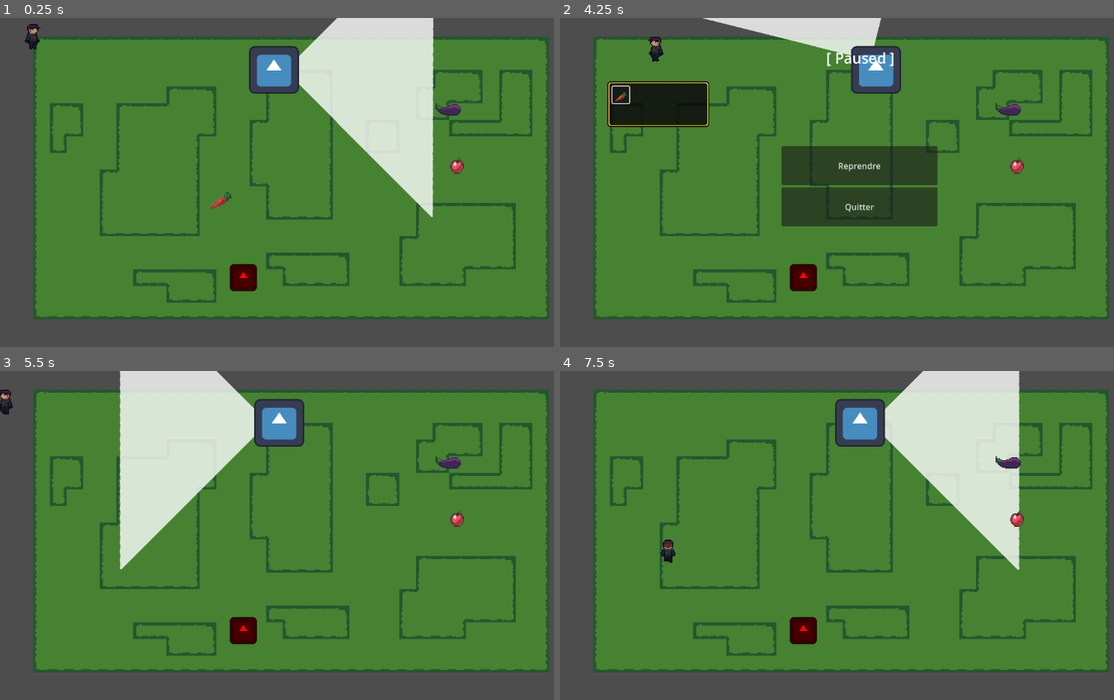
Above: before the commit, frames 1-4 (two rows, left to right).
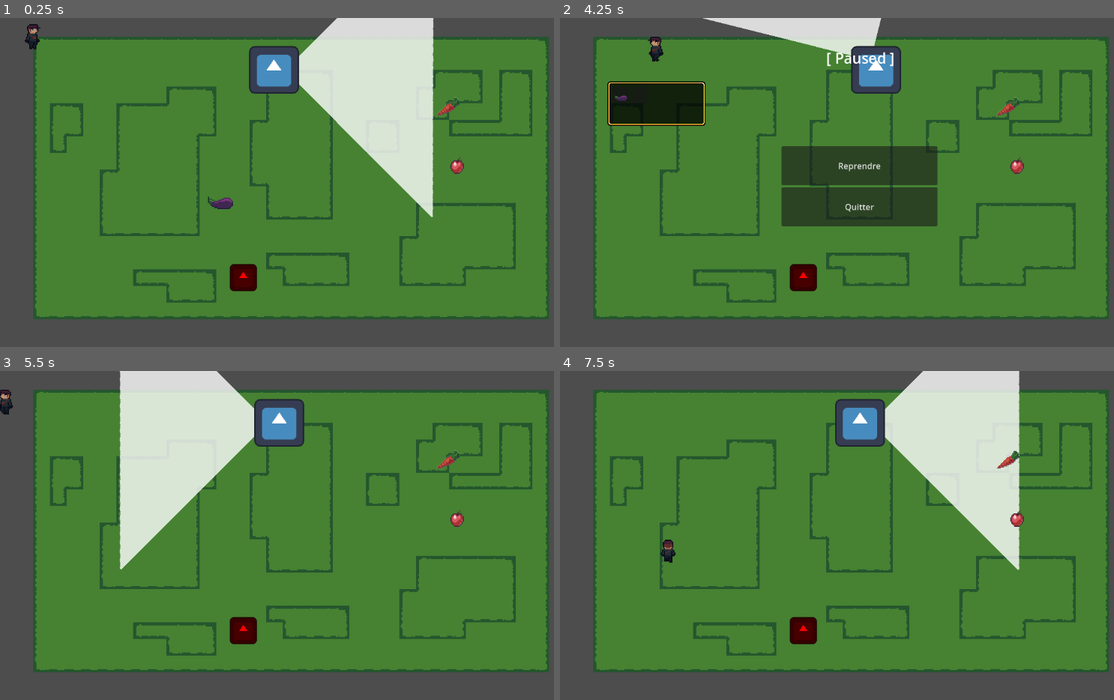
Above: after the commit, the same moments.

Repository: mjingeaux/SilentHarvest-8INF960
Game: Godot game, scene res://gameplay/game_manager.tscn
Same seed, same stepped clock (60 frames per second), same inputs: the game is played once before the commit and once after it. The engine's default icon, where the game draws it, is replaced by a stand-in: a white triangle on a blue panel in a dark square. Sound files missing from this copy of the repository are replaced by a short silence.
Inputs:
- Up to frame 1 (0.25 s): no input
- Up to frame 2 (4.25 s): hold D (right) 0.53-1.28 s; hold E (collect) 0.53-1.28 s; hold S (down) 1.28-2.03 s; tap E (collect) at 1.35, 2.3, 2.85 s; hold D (right) 2.03-2.78 s; hold Shift (crouch) 2.03-2.78 s; hold W (up) 2.78-3.53 s; hold Left (left) from 3.53 s (still down); hold E (collect) from 3.53 s (still down); tap Escape (pause) at 4.15 s
- Up to frame 3 (5.5 s): release Left (left) at 4.25 s; release E (collect) at 4.25 s; click "Reprendre" at 4.25 s; hold Left (left) from 5.03 s (still down); tap Shift (crouch) at 5.1 s; tap E (collect) at 5.3 s
- Up to frame 4 (7.5 s): release Left (left) at 5.78 s; hold S (down) 5.78-6.53 s; hold E (collect) 5.78-6.53 s; hold D (right) 6.53-7.28 s; tap E (collect) at 6.6 s; hold W (up) from 7.28 s (still down); hold Shift (crouch) from 7.28 s (still down)

The runs differ from the first frame. In frame 1, 0.3% of the frame differs, in the area x 37-84%, y 24-59%; in frame 2, 0.6%, in the area x 8-84%, y 19-34%; in frame 3, 0.1%; in frame 4, 0.2%.

Commit message:
Fixed a lot of bugs in inventory
Now we can replace an item correctly when the inventory is full

Diff:
--- a/silentharvest/Assets/resources/apple.tres
+++ b/silentharvest/Assets/resources/apple.tres
@@ -1,7 +1,7 @@
 [gd_resource type="Resource" script_class="ItemData" load_steps=4 format=3 uid="uid://cca0a5fiq6xcs"]
 
 [ext_resource type="Script" path="res://gameplay/entities/items/item_data.gd" id="1_qchwc"]
-[ext_resource type="Texture2D" uid="uid://c7yrskitx27a" path="res://assets/sprites/items/items.png" id="2_6q62p"]
+[ext_resource type="Texture2D" uid="uid://c7yrskitx27a" path="res://Assets/sprites/items/items.png" id="2_6q62p"]
 
 [sub_resource type="AtlasTexture" id="AtlasTexture_32mbl"]
 atlas = ExtResource("2_6q62p")
@@ -9,7 +9,7 @@
 
 [resource]
 script = ExtResource("1_qchwc")
-name = "Carrot"
-description = "It's orange."
+name = "Apple"
+description = "It's an apple"
 texture = SubResource("AtlasTexture_32mbl")
 value = 5
--- /dev/null
+++ b/silentharvest/Assets/resources/carrot.tres
@@ -0,0 +1,15 @@
+[gd_resource type="Resource" script_class="ItemData" load_steps=4 format=3 uid="uid://dcc4t208nuwxq"]
+
+[ext_resource type="Script" path="res://gameplay/entities/items/item_data.gd" id="1_xu85y"]
+[ext_resource type="Texture2D" uid="uid://bqgr86oxg6ruj" path="res://Assets/sprites/items/carrot.png" id="2_b130q"]
+
+[sub_resource type="AtlasTexture" id="AtlasTexture_mlvk3"]
+atlas = ExtResource("2_b130q")
+region = Rect2(0, 0, 24, 0)
+
+[resource]
+script = ExtResource("1_xu85y")
+name = "Carrot"
+description = "It's a carrot"
+texture = SubResource("AtlasTexture_mlvk3")
+value = 5
--- /dev/null
+++ b/silentharvest/Assets/resources/corn.tres
@@ -0,0 +1,15 @@
+[gd_resource type="Resource" script_class="ItemData" load_steps=4 format=3 uid="uid://brokmhnraf3iv"]
+
+[ext_resource type="Script" path="res://gameplay/entities/items/item_data.gd" id="1_7ocmw"]
+[ext_resource type="Texture2D" uid="uid://c7yrskitx27a" path="res://Assets/sprites/items/items.png" id="2_s6wcy"]
+
+[sub_resource type="AtlasTexture" id="AtlasTexture_32mbl"]
+atlas = ExtResource("2_s6wcy")
+region = Rect2(192, 0, 32, 0)
+
+[resource]
+script = ExtResource("1_7ocmw")
+name = "Corn"
+description = "It's a corn"
+texture = SubResource("AtlasTexture_32mbl")
+value = 5
--- /dev/null
+++ b/silentharvest/Assets/resources/eggplant.tres
@@ -0,0 +1,15 @@
+[gd_resource type="Resource" script_class="ItemData" load_steps=4 format=3 uid="uid://cx4nvlu2jdg42"]
+
+[ext_resource type="Script" path="res://gameplay/entities/items/item_data.gd" id="1_73xbo"]
+[ext_resource type="Texture2D" uid="uid://cv7x62xklc8ui" path="res://Assets/sprites/items/eggplant.png" id="2_cror5"]
+
+[sub_resource type="AtlasTexture" id="AtlasTexture_32mbl"]
+atlas = ExtResource("2_cror5")
+region = Rect2(0, 0, 24, 0)
+
+[resource]
+script = ExtResource("1_73xbo")
+name = "Eggplant"
+description = "It's an eggplant"
+texture = SubResource("AtlasTexture_32mbl")
+value = 5
--- /dev/null
+++ b/silentharvest/Assets/resources/item_to_add.tres
@@ -0,0 +1,8 @@
+[gd_resource type="Resource" script_class="InventoryData" load_steps=3 format=3 uid="uid://wprohnbhbm5i"]
+
+[ext_resource type="Script" path="res://GUI/inventory/inventory_data.gd" id="1_ema7x"]
+[ext_resource type="Script" path="res://GUI/inventory/slot_data.gd" id="2_ms4gg"]
+
+[resource]
+script = ExtResource("1_ema7x")
+slots = Array[ExtResource("2_ms4gg")]([null])
--- a/silentharvest/Assets/resources/player_inventory.tres
+++ b/silentharvest/Assets/resources/player_inventory.tres
@@ -1,8 +1,8 @@
 [gd_resource type="Resource" script_class="InventoryData" load_steps=3 format=3 uid="uid://b2jfiufsunu2q"]
 
-[ext_resource type="Script" path="res://GUI/pause_menu/inventory/inventory_data.gd" id="1_wnh5c"]
-[ext_resource type="Script" path="res://GUI/pause_menu/inventory/slot_data.gd" id="2_wr4m3"]
+[ext_resource type="Script" path="res://GUI/inventory/inventory_data.gd" id="1_mimxs"]
+[ext_resource type="Script" path="res://GUI/inventory/slot_data.gd" id="2_rmd2i"]
 
 [resource]
-script = ExtResource("1_wnh5c")
-slots = Array[ExtResource("2_wr4m3")]([null, null, null, null, null, null, null, null, null, null])
+script = ExtResource("1_mimxs")
+slots = Array[ExtResource("2_rmd2i")]([null, null])
--- /dev/null
+++ b/silentharvest/GUI/inventory/inventory_data.gd
@@ -0,0 +1,48 @@
+class_name InventoryData extends Resource
+
+signal full_inventory(to_add : ItemData)
+signal item_added
+
+@export var slots : Array[SlotData]
+
+func _init() -> void:
+	connect_slots()
+	pass
+
+func add_item(item : ItemData) -> bool:
+	for i in slots.size():
+		if slots[i] == null:
+			var new_slot = SlotData.new()
+			new_slot.item_data = item
+			slots[i] = new_slot
+			new_slot.changed.connect(slot_changed)
+			item_added.emit()
+			return true
+	full_inventory.emit(item)
+	return false
+
+func replace_item(item : ItemData, index: int,is_pickup_item : bool = false) -> void:
+	if !is_pickup_item:
+		var position = PlayerManager.player.global_position
+		PlayerManager.drop_item(slots[index].item_data,position)
+	var new_slot = SlotData.new()
+	new_slot.item_data = item
+	slots[index] = new_slot
+	new_slot.changed.connect(slot_changed)
+
+
+func connect_slots() -> void:
+	for s in slots:
+		if s:
+			s.changed.connect(slot_changed)
+
+
+func slot_changed() -> void:
+	for s in slots:
+		if s:
+			if s.empty:
+				s.changed.disconnect(slot_changed)
+				var index = slots.find(s)
+				slots[index] = null
+	emit_changed()
+	pass
--- a/silentharvest/GUI/pause_menu/inventory/inventory_slot.tscn
+++ b/silentharvest/GUI/inventory/inventory_slot.tscn
@@ -1,6 +1,6 @@
 [gd_scene load_steps=2 format=3 uid="uid://bwlxk3ldnukl3"]
 
-[ext_resource type="Script" path="res://GUI/pause_menu/inventory/inventory_slot_ui.gd" id="1_xuxb2"]
+[ext_resource type="Script" path="res://GUI/inventory/inventory_slot_ui.gd" id="1_xuxb2"]
 
 [node name="InventorySlot" type="Button"]
 custom_minimum_size = Vector2(32, 32)
--- a/silentharvest/GUI/pause_menu/inventory/inventory_slot_ui.gd
+++ b/silentharvest/GUI/inventory/inventory_slot_ui.gd
@@ -15,4 +15,7 @@
 	slot_data = value
 	if slot_data == null:
 		return
+	if slot_data.item_data == null:
+		print("FOEIDHZIOFUH")
+		return
 	texture_rect.texture = slot_data.item_data.texture
--- /dev/null
+++ b/silentharvest/GUI/inventory/inventory_ui.gd
@@ -0,0 +1,33 @@
+class_name InventoryUI extends Control
+
+
+
+const INVENTORY_SLOT = preload("res://GUI/inventory/inventory_slot.tscn")
+const ITEM_TO_ADD = preload("res://Assets/resources/item_to_add.tres")
+
+var data : InventoryData
+
+func _ready() -> void:
+	if name == "NewItem":
+		data = ITEM_TO_ADD
+	else:
+		data = PlayerManager.INVENTORY_DATA
+	clear_inventory()
+	pass
+
+
+func clear_inventory() -> void:
+	for c in get_children():
+		c.queue_free()
+	pass
+
+
+
+func update_inventory() -> void:
+	for s in data.slots:
+		var new_slot = INVENTORY_SLOT.instantiate()
+		add_child(new_slot)
+		new_slot.slot_data = s
+		if name == "Inventory" and get_parent().get_parent().name == "Replace_Item":
+			new_slot.pressed.connect(Replace_Item.replace_item.bind(data.slots.find(s)));
+	#get_child(0).grab_focus()
--- /dev/null
+++ b/silentharvest/GUI/inventory/replace_item.gd
@@ -0,0 +1,55 @@
+class_name ReplaceItem extends CanvasLayer
+
+signal shown
+signal hidden
+signal replaced
+
+@onready var inventory: InventoryUI = $PanelContainer/Inventory
+@onready var new_item: InventoryUI = $PanelContainer2/NewItem
+
+const ITEM_TO_ADD = preload("res://Assets/resources/item_to_add.tres")
+
+var is_paused : bool = false
+
+func _ready() -> void:
+	process_mode = PROCESS_MODE_ALWAYS
+	shown.connect(inventory.update_inventory)
+	hidden.connect(inventory.clear_inventory)
+	replaced.connect(resume_game)
+	hide()
+
+
+
+func show_menu(item_to_add : ItemData):
+	if new_item.data.slots[0] == null:
+		print("GO THERE")
+		ITEM_TO_ADD.add_item(item_to_add)
+		new_item.data.add_item(item_to_add)
+	else:
+		print("GO HERE INSTEAD")
+		new_item.data.replace_item(item_to_add,0,true)
+		ITEM_TO_ADD.replace_item(item_to_add,0,true)
+	new_item.clear_inventory()
+	new_item.update_inventory()
+	pause_game()
+
+func pause_game() -> void:
+	get_tree().paused = true
+	is_paused = true
+	show()
+	shown.emit()
+	pass
+
+func resume_game() -> void:
+	get_tree().paused = false
+	is_paused = false
+	hide()
+	hidden.emit()
+	pass
+
+func replace_item(slot_index : int) -> void:
+	PlayerManager.INVENTORY_DATA.replace_item(new_item.data.slots[0].item_data,slot_index)
+
+	new_item.clear_inventory()
+	replaced.emit()
+	pass
--- /dev/null
+++ b/silentharvest/GUI/inventory/replace_item.tscn
@@ -0,0 +1,56 @@
+[gd_scene load_steps=6 format=3 uid="uid://bb22tqjrspa6a"]
+
+[ext_resource type="Script" path="res://GUI/inventory/replace_item.gd" id="1_3fwbg"]
+[ext_resource type="Texture2D" uid="uid://c7yrskitx27a" path="res://Assets/sprites/items/items.png" id="1_k5ogn"]
+[ext_resource type="Script" path="res://GUI/inventory/inventory_ui.gd" id="2_bqs13"]
+
+[sub_resource type="AtlasTexture" id="AtlasTexture_4i4fg"]
+atlas = ExtResource("1_k5ogn")
+region = Rect2(96, 0, 32, 32)
+
+[sub_resource type="StyleBoxTexture" id="StyleBoxTexture_exb14"]
+content_margin_left = 10.0
+content_margin_top = 10.0
+content_margin_right = 10.0
+content_margin_bottom = 10.0
+texture = SubResource("AtlasTexture_4i4fg")
+texture_margin_left = 14.0
+texture_margin_top = 14.0
+texture_margin_right = 14.0
+texture_margin_bottom = 14.0
+
+[node name="ReplaceItem" type="CanvasLayer"]
+script = ExtResource("1_3fwbg")
+
+[node name="PanelContainer" type="PanelContainer" parent="."]
+offset_left = 435.0
+offset_top = 193.0
+offset_right = 714.0
+offset_bottom = 277.0
+theme_override_styles/panel = SubResource("StyleBoxTexture_exb14")
+
+[node name="Inventory" type="GridContainer" parent="PanelContainer"]
+custom_minimum_size = Vector2(32, 32)
+layout_mode = 2
+columns = 5
+script = ExtResource("2_bqs13")
+
+[node name="Label" type="Label" parent="."]
+offset_left = 488.0
+offset_top = 138.0
+offset_right = 651.0
+offset_bottom = 161.0
+text = "Remplacer un objet ?"
+
+[node name="PanelContainer2" type="PanelContainer" parent="."]
+custom_minimum_size = Vector2(32, 32)
+offset_left = 277.0
+offset_top = 205.0
+offset_right = 329.0
+offset_bottom = 257.0
+theme_override_styles/panel = SubResource("StyleBoxTexture_exb14")
+
+[node name="NewItem" type="GridContainer" parent="PanelContainer2"]
+custom_minimum_size = Vector2(32, 32)
+layout_mode = 2
+script = ExtResource("2_bqs13")
--- a/silentharvest/GUI/pause_menu/inventory/slot_data.gd
+++ b/silentharvest/GUI/inventory/slot_data.gd
@@ -1,3 +1,4 @@
 class_name SlotData extends Resource
 
 @export var item_data : ItemData
+var is_empty : bool = false
--- a/silentharvest/GUI/pause_menu/inventory/inventory_data.gd
+++ /dev/null
@@ -1,12 +0,0 @@
-class_name InventoryData extends Resource
-
-@export var slots : Array[SlotData]
-
-func add_item(item : ItemData) -> bool:
-	for i in slots.size():
-		if slots[i] == null:
-			var new_slot = SlotData.new()
-			new_slot.item_data = item
-			slots[i] = new_slot
-			return true
-	return false
--- a/silentharvest/GUI/pause_menu/inventory/inventory_ui.gd
+++ /dev/null
@@ -1,25 +0,0 @@
-class_name InventoryUI extends Control
-
-const INVENTORY_SLOT = preload("res://GUI/pause_menu/inventory/inventory_slot.tscn")
-
-var data : InventoryData
-
-func _ready() -> void:
-	Pause_Menu.shown.connect(update_inventory)
-	Pause_Menu.hidden.connect(clear_inventory)
-	data = PlayerManager.INVENTORY_DATA
-	clear_inventory()
-	pass
-
-
-func clear_inventory() -> void:
-	for c in get_children():
-		c.queue_free()
-	pass
-
-func update_inventory() -> void:
-	for s in data.slots:
-		var new_slot = INVENTORY_SLOT.instantiate()
-		add_child(new_slot)
-		new_slot.slot_data = s
-	get_child(0).grab_focus()
--- a/silentharvest/GUI/pause_menu/pause_menu.gd
+++ b/silentharvest/GUI/pause_menu/pause_menu.gd
@@ -3,10 +3,14 @@
 signal shown
 signal hidden
 
+@onready var inventory: InventoryUI = $PanelContainer/Inventory
+
 var is_paused : bool = false
 
 func _ready() -> void:
 	process_mode = PROCESS_MODE_ALWAYS
+	shown.connect(inventory.update_inventory)
+	hidden.connect(inventory.clear_inventory)
 	resume_game()
 
 func pause_game() -> void:
--- a/silentharvest/GUI/pause_menu/pause_menu.tscn
+++ b/silentharvest/GUI/pause_menu/pause_menu.tscn
@@ -1,13 +1,13 @@
 [gd_scene load_steps=7 format=3 uid="uid://c3jp10ql71lfr"]
 
 [ext_resource type="Script" path="res://GUI/pause_menu/pause_menu.gd" id="1_rypip"]
-[ext_resource type="Texture2D" uid="uid://c7yrskitx27a" path="res://assets/sprites/items/items.png" id="2_4fsgg"]
-[ext_resource type="Script" path="res://GUI/pause_menu/inventory/inventory_ui.gd" id="3_266bn"]
+[ext_resource type="Texture2D" uid="uid://c7yrskitx27a" path="res://Assets/sprites/items/items.png" id="2_4fsgg"]
+[ext_resource type="Script" path="res://GUI/inventory/inventory_ui.gd" id="3_266bn"]
 
 [sub_resource type="LabelSettings" id="LabelSettings_4j3kl"]
 font_size = 28
 
-[sub_resource type="AtlasTexture" id="AtlasTexture_4i4fg"]
+[sub_resource type="AtlasTexture" id="AtlasTexture_v53i5"]
 atlas = ExtResource("2_4fsgg")
 region = Rect2(96, 0, 32, 32)
 
@@ -44,7 +44,7 @@
 offset_bottom = 208.0
 theme_override_styles/panel = SubResource("StyleBoxTexture_h60f0")
 
-[node name="GridContainer" type="GridContainer" parent="PanelContainer"]
+[node name="Inventory" type="GridContainer" parent="PanelContainer"]
 custom_minimum_size = Vector2(32, 32)
 layout_mode = 2
 columns = 5
--- a/silentharvest/assets/sprites/tilesets/grass.tres
+++ b/silentharvest/assets/sprites/tilesets/grass.tres
@@ -1,6 +1,6 @@
 [gd_resource type="TileSet" load_steps=3 format=3 uid="uid://4m1whi8xvife"]
 
-[ext_resource type="Texture2D" uid="uid://bs5okorvhq0ty" path="res://assets/sprites/PLACEHOLDER_autotile_full.png" id="1_qyi38"]
+[ext_resource type="Texture2D" uid="uid://bs5okorvhq0ty" path="res://Assets/sprites/PLACEHOLDER_autotile_full.png" id="1_qyi38"]
 
 [sub_resource type="TileSetAtlasSource" id="TileSetAtlasSource_7k6y0"]
 texture = ExtResource("1_qyi38")
--- a/silentharvest/gameplay/entities/enemies/HumanEnemy.tscn
+++ b/silentharvest/gameplay/entities/enemies/HumanEnemy.tscn
@@ -6,7 +6,7 @@
 [ext_resource type="Script" path="res://gameplay/entities/enemies/states/enemy_state_idle.gd" id="4_mrbuv"]
 [ext_resource type="Script" path="res://gameplay/entities/enemies/states/enemy_state_chase.gd" id="5_cki7o"]
 [ext_resource type="Script" path="res://gameplay/entities/enemies/states/enemy_state_goto.gd" id="5_svj4v"]
-[ext_resource type="Texture2D" uid="uid://qc7thoqo4onh" path="res://assets/rangeVisualizer.png" id="6_78c51"]
+[ext_resource type="Texture2D" uid="uid://qc7thoqo4onh" path="res://Assets/rangeVisualizer.png" id="6_78c51"]
 [ext_resource type="PackedScene" uid="uid://dh01ugaralit0" path="res://gameplay/entities/enemies/VisionArea.tscn" id="6_c8emu"]
 
 [sub_resource type="RectangleShape2D" id="RectangleShape2D_wd6u1"]
--- a/silentharvest/gameplay/entities/items/item_pickup.gd
+++ b/silentharvest/gameplay/entities/items/item_pickup.gd
@@ -10,14 +10,13 @@
 func _input(event) -> void:
 	if is_player_in_area and event.is_action_pressed("collect"):
 		if item_data:
-			if PlayerManager.INVENTORY_DATA.add_item(item_data) == true:
-				item_picked_up()
+			print(item_data.name)
+			PlayerManager.INVENTORY_DATA.add_item(item_data)
+			item_picked_up()
 	pass
 
 func _ready() -> void:
 	_update_texture()
-	if Engine.is_editor_hint():
-		return
 	area_2d.body_entered.connect(_on_body_entered)
 	area_2d.body_exited.connect(_on_body_exited)
 
@@ -29,6 +28,7 @@
 func _on_body_exited(b) -> void:
 	if b is Player:
 		is_player_in_area = false
+
 func item_picked_up() -> void:
 	area_2d.body_entered.disconnect(_on_body_entered)
 	audio_player_2d.play()
--- a/silentharvest/gameplay/levels/level_1.tscn
+++ b/silentharvest/gameplay/levels/level_1.tscn
@@ -1,43 +1,20 @@
-[gd_scene load_steps=16 format=4 uid="uid://fehr3p1frps7"]
+[gd_scene load_steps=11 format=4 uid="uid://fehr3p1frps7"]
 
 [ext_resource type="Script" path="res://gameplay/levels/level_1.gd" id="1_ehrcc"]
-[ext_resource type="TileSet" uid="uid://4m1whi8xvife" path="res://assets/sprites/tilesets/grass.tres" id="2_27k8j"]
+[ext_resource type="TileSet" uid="uid://4m1whi8xvife" path="res://Assets/sprites/tilesets/grass.tres" id="2_27k8j"]
 [ext_resource type="PackedScene" uid="uid://bontrauqnjxcx" path="res://gameplay/entities/traps/GlueTrap.tscn" id="4_1nxl1"]
 [ext_resource type="PackedScene" uid="uid://011gh33qvxap" path="res://gameplay/behaviors/patrol/Patrol.tscn" id="5_i52hj"]
 [ext_resource type="PackedScene" uid="uid://cs1plvef6f8u1" path="res://gameplay/entities/enemies/HumanEnemy.tscn" id="6_6jlwx"]
 [ext_resource type="PackedScene" uid="uid://cv75k0dbr2h1x" path="res://gameplay/entities/items/item_pickup.tscn" id="7_jyymn"]
-[ext_resource type="Resource" uid="uid://cca0a5fiq6xcs" path="res://assets/resources/apple.tres" id="8_me2hq"]
-[ext_resource type="Script" path="res://gameplay/entities/items/item_data.gd" id="9_3d7do"]
-[ext_resource type="Texture2D" uid="uid://cv7x62xklc8ui" path="res://assets/sprites/items/eggplant.png" id="10_qmwaa"]
-[ext_resource type="Texture2D" uid="uid://bqgr86oxg6ruj" path="res://assets/sprites/items/carrot.png" id="11_cec04"]
+[ext_resource type="Resource" uid="uid://cca0a5fiq6xcs" path="res://Assets/resources/apple.tres" id="8_me2hq"]
+[ext_resource type="Resource" uid="uid://dcc4t208nuwxq" path="res://Assets/resources/carrot.tres" id="8_wjdc8"]
+[ext_resource type="Resource" uid="uid://cx4nvlu2jdg42" path="res://Assets/resources/eggplant.tres" id="9_lxaij"]
 
 [sub_resource type="Curve2D" id="Curve2D_stvnh"]
 _data = {
 "points": PackedVector2Array(0, 0, 0, 0, 224, 32, 0, 0, 0, 0, 288, 32)
 }
 point_count = 2
-
-[sub_resource type="AtlasTexture" id="AtlasTexture_kpr2h"]
-atlas = ExtResource("10_qmwaa")
-region = Rect2(0, 0, 24, 0)
-
-[sub_resource type="Resource" id="Resource_j8sga"]
-script = ExtResource("9_3d7do")
-name = ""
-description = ""
-texture = SubResource("AtlasTexture_kpr2h")
-value = 0
-
-[sub_resource type="AtlasTexture" id="AtlasTexture_ke66q"]
-atlas = ExtResource("11_cec04")
-region = Rect2(0, 0, 24, 0)
-
-[sub_resource type="Resource" id="Resource_fprmp"]
-script = ExtResource("9_3d7do")
-name = ""
-description = ""
-texture = SubResource("AtlasTexture_ke66q")
-value = 0
 
 [node name="Level" type="Node2D"]
 script = ExtResource("1_ehrcc")
@@ -77,8 +54,8 @@
 
 [node name="ItemPickup2" parent="." instance=ExtResource("7_jyymn")]
 position = Vector2(399, 64)
-item_data = SubResource("Resource_j8sga")
+item_data = ExtResource("8_wjdc8")
 
 [node name="ItemPickup3" parent="." instance=ExtResource("7_jyymn")]
 position = Vector2(180, 154)
-item_data = SubResource("Resource_fprmp")
+item_data = ExtResource("9_lxaij")
--- a/silentharvest/globals/global_player_manager.gd
+++ b/silentharvest/globals/global_player_manager.gd
@@ -2,11 +2,14 @@
 
 const PLAYER = preload("res://gameplay/entities/player/Player.tscn")
 const INVENTORY_DATA : InventoryData = preload("res://Assets/resources/player_inventory.tres")
+
+var ITEM_PICKUP = preload("res://gameplay/entities/items/item_pickup.tscn")
 var player : Player
 var is_player_in_scene := false
 var scene_containing_player : BaseLevel
 
 func _ready() -> void:
+	INVENTORY_DATA.full_inventory.connect(Replace_Item.show_menu)
 	player = PLAYER.instantiate()
 
 
@@ -26,3 +29,9 @@
 		return true
 	else:
 		return false
+
+func drop_item(item : ItemData, position : Vector2) -> void:
+	var new_item_pickup = ITEM_PICKUP.instantiate()
+	new_item_pickup.item_data = item
+	new_item_pickup.global_position = position
+	scene_containing_player.add_child(new_item_pickup)
--- a/silentharvest/project.godot
+++ b/silentharvest/project.godot
@@ -20,6 +20,7 @@
 PlayerManager="*res://globals/global_player_manager.gd"
 GlobalE="*res://globals/global_enums.gd"
 Pause_Menu="*res://GUI/pause_menu/pause_menu.tscn"
+Replace_Item="*res://GUI/inventory/replace_item.tscn"
 
 [file_customization]
 
Not shown, changed: silentharvest/Assets/mcSpriteSheet.png.import
Not shown, changed: silentharvest/Assets/sounds/item_pickup.wav.import
Not shown, changed: silentharvest/Assets/sprites/items/carrot.png.import
Not shown, changed: silentharvest/Assets/sprites/items/corn.png.import
Not shown, changed: silentharvest/Assets/sprites/items/eggplant.png.import
Not shown, changed: silentharvest/Assets/sprites/items/items.png.import
Not shown, changed: silentharvest/Assets/sprites/items/potato.png.import
Not shown, changed: silentharvest/Assets/tileTest.png.import
Not shown: 1 places in silentharvest/GUI/pause_menu/pause_menu.tscn that only renumber resources
Not shown, changed: silentharvest/assets/rangeVisualizer.png.import
Not shown, changed: silentharvest/assets/sprites/PLACEHOLDER_autotile.png.import
Not shown, changed: silentharvest/assets/sprites/PLACEHOLDER_autotile_full.png.import
(and 4 more such lines)
